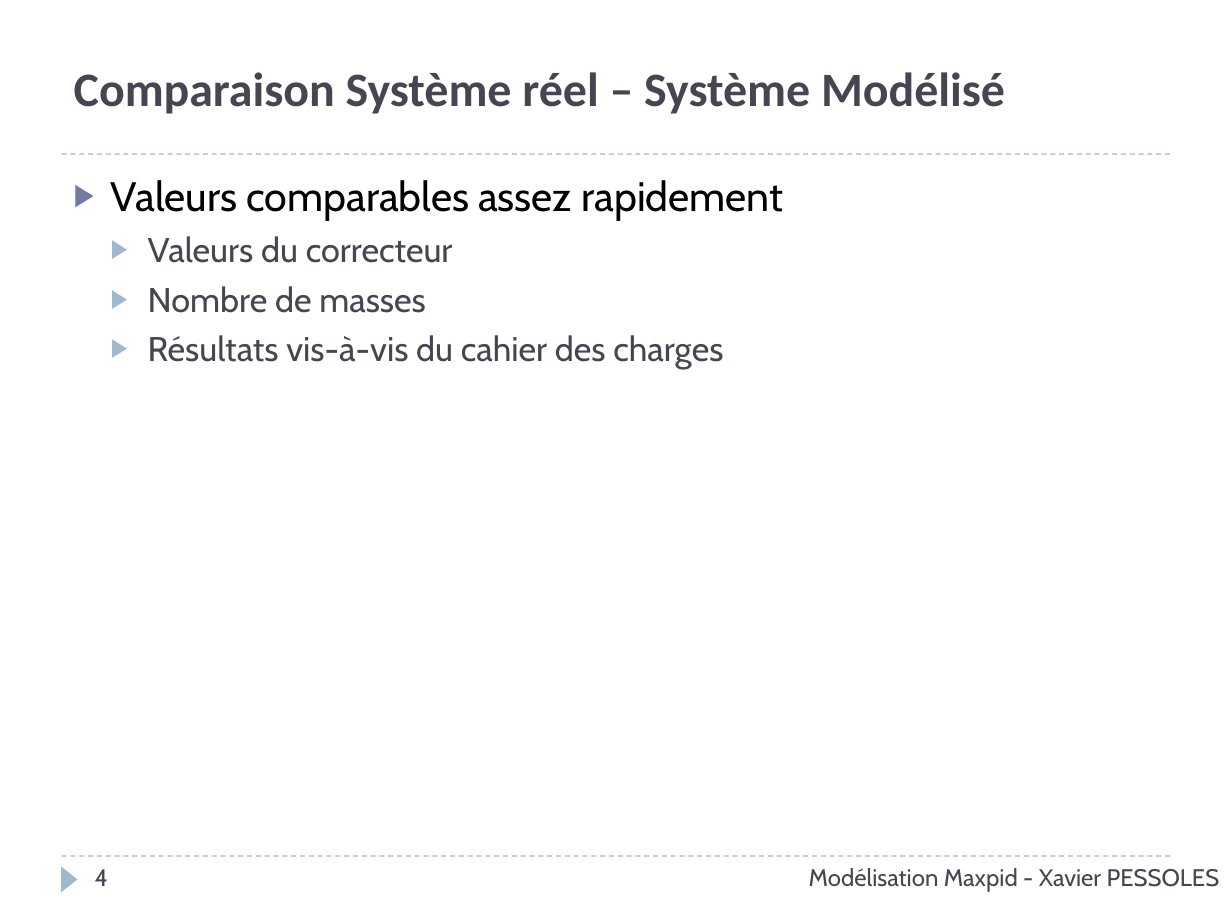
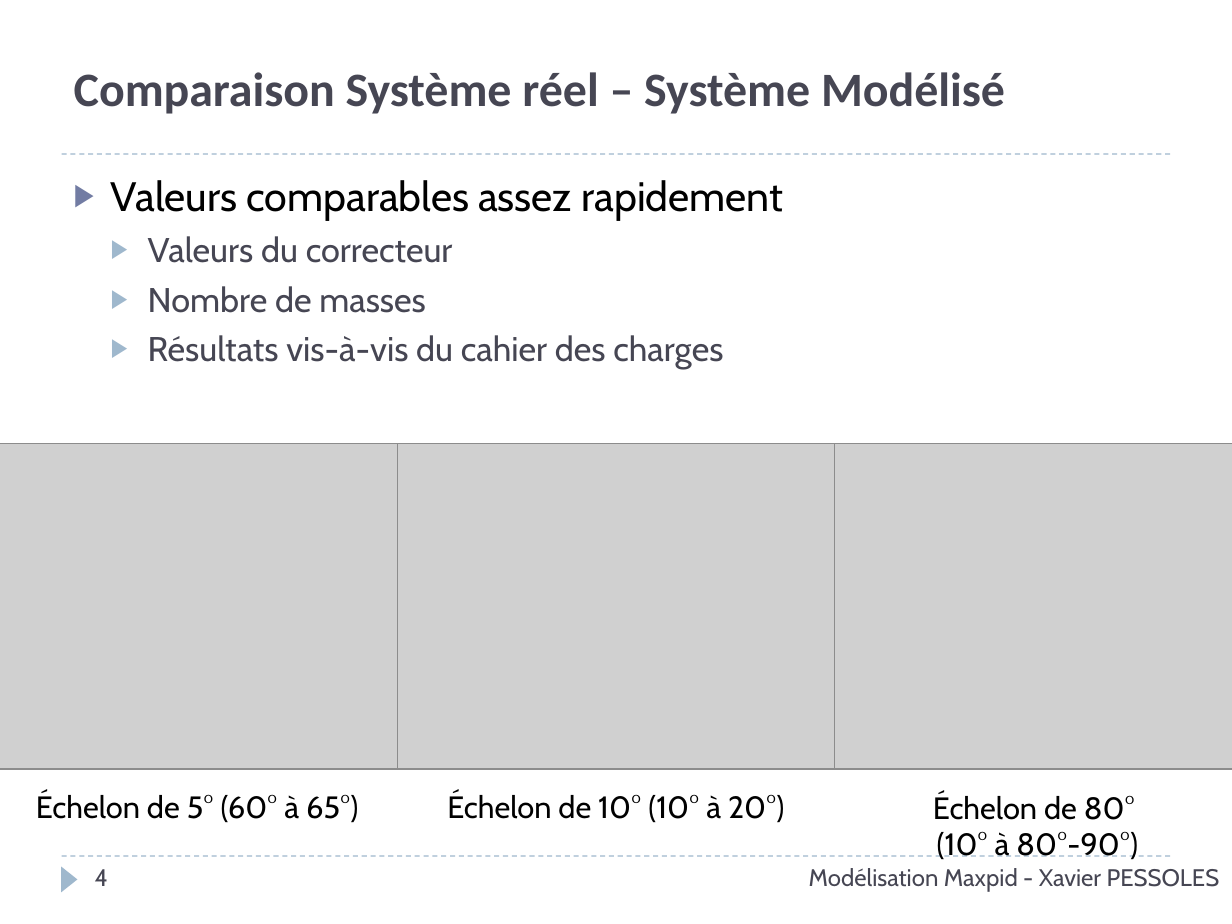
Before and after one commit to xpessoles/Cy_01_PSI_ModelisationLinNonLin, a slide deck: slide 4 of TP/TP_Maxpid_Corrige/Cy_01_TP_01_Maxpid_Corrige.pptx. Drawn at 1232x924 pixels with LibreOffice and Linux fonts; fonts in the diff are those of the drawing; grey boxes stand for pictures; background and template pictures are left out. Boxes give left, top, right and bottom in pixels: in the first picture for what was removed or moved away, otherwise in the second. Text is boxed around its words. In the diff, an @@ line names an element or a change of style, - is before the commit and + after.

```diff
--- a/TP/TP_Maxpid_Corrige/Cy_01_TP_01_Maxpid_Corrige.pptx
+++ b/TP/TP_Maxpid_Corrige/Cy_01_TP_01_Maxpid_Corrige.pptx
@@ picture added at bbox=[0, 444, 432, 769] @@
@@ picture added at bbox=[398, 444, 834, 769] @@
@@ picture added at bbox=[796, 444, 1232, 769] @@
@@ text added at bbox=[36, 792, 358, 823], 18 pt, text #000000 @@
+Échelon de 5° (60° à 65°)
@@ text added at bbox=[447, 792, 784, 823], 18 pt, text #000000 @@
+Échelon de 10° (10° à 20°)
@@ text added at bbox=[933, 792, 1138, 860], 18 pt, text #000000 @@
+Échelon de 80°
+(10° à 80°-90°)
```
Also in this commit, not shown: 1 slide added, 11 other files.
